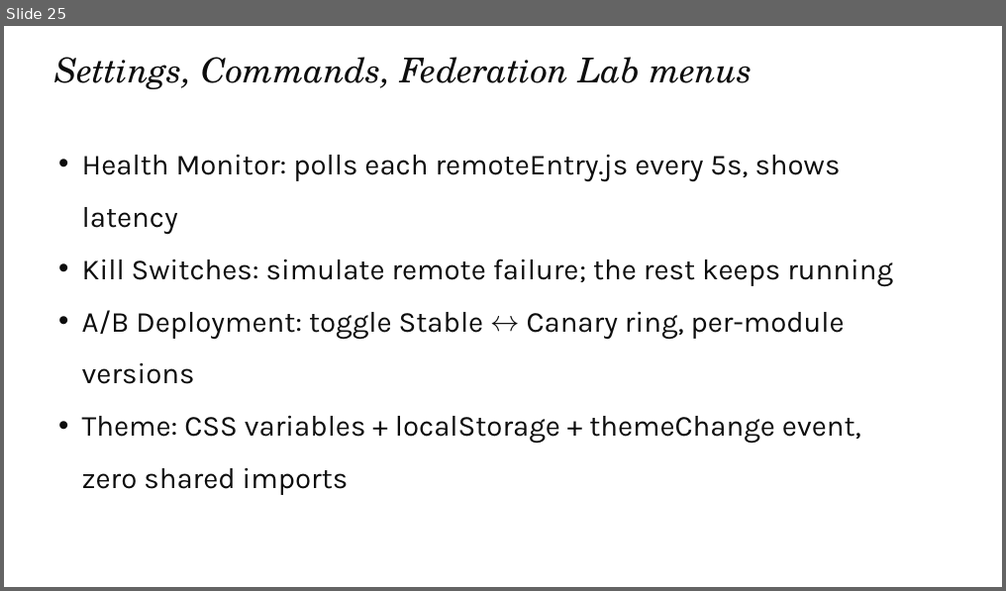
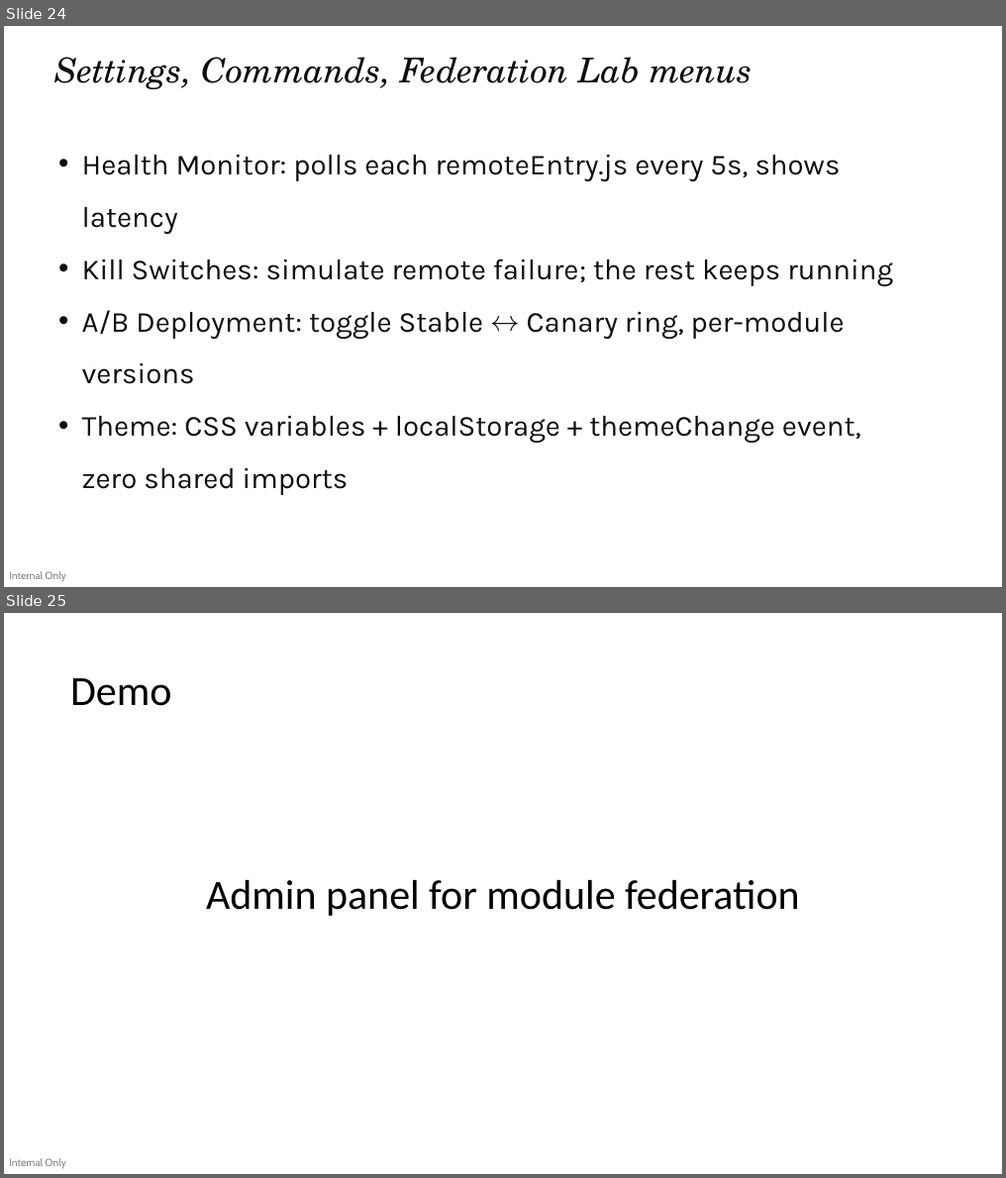
Before and after one commit to devlinduldulao/module-federation-demo, a slide deck: presentation/module-federation.pptx. Shown one above the other, each under a label of ours: slide 25 before the commit, slides 24 and 25 after it. The pictures are 1006x591 and 1006x1178 pixels, drawn with LibreOffice and Linux fonts; fonts in the diff are those of the drawing. Boxes give left, top, right and bottom in pixels: in the first picture for what was removed or moved away, otherwise in the second. Text is boxed around its words. In the diff, an @@ line names an element or a change of style, - is before the commit and + after.

```diff
--- a/presentation/module-federation.pptx
+++ b/presentation/module-federation.pptx
@@ slide 25 added at (4, 613, 1002, 1174), background #FFFFFF; not listed: 1 template element that a slide beside it also shows @@
@@ text added at (70, 678, 171, 706), 40 pt, text #000000 @@
+Demo
@@ text added at (206, 880, 800, 916), 40 pt, text #000000 @@
+Admin panel for module federation
@@ what was slide 25 is now slide 24 @@
@@ slide 24 changed as well @@
@@ text added at (9, 571, 66, 582), 10 pt, text #000000 at 50% opacity @@
+Internal Only
```
Also in this commit, not shown: 24 other slides changed, 8 other slides added, 12 slides removed.
